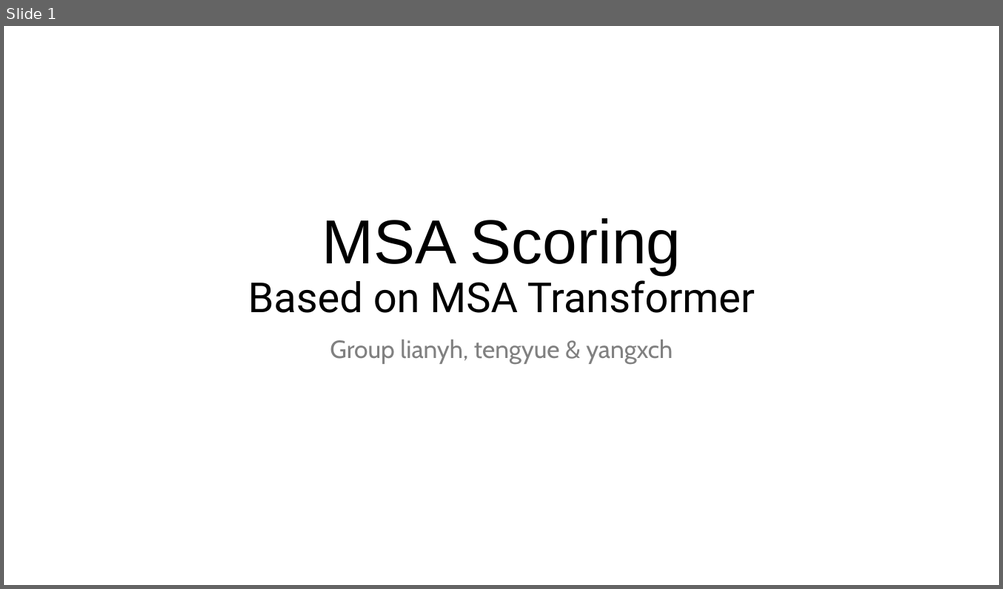
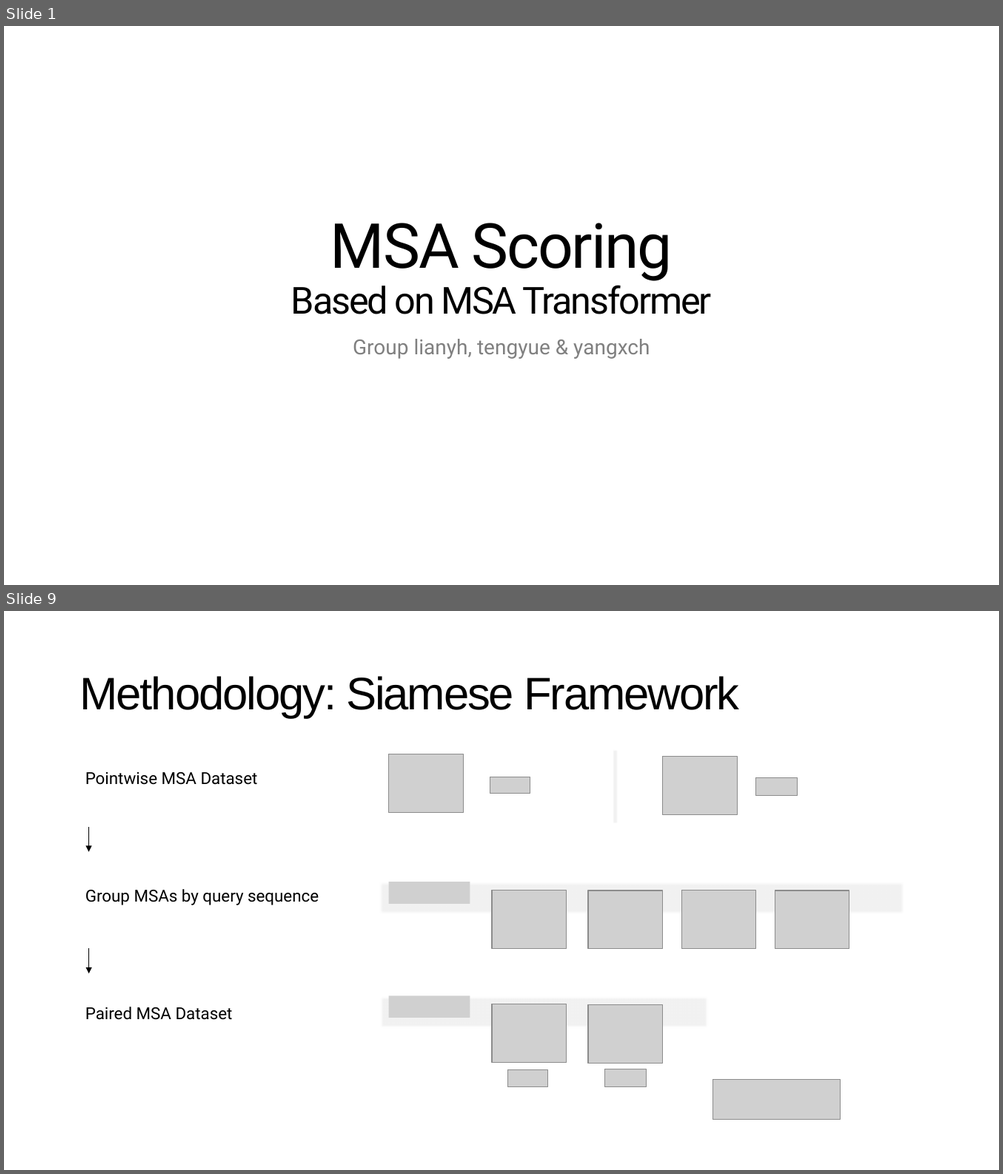
Before and after one commit to NaiL23/ShanghaiTech-CS177H-MSA-Scoring, a slide deck: report/presentation.pptx. Shown one above the other, each under a label of ours: slide 1 before the commit, slides 1 and 9 after it; the slides between them are not shown. The pictures are 1003x589 and 1003x1174 pixels, drawn with LibreOffice and Linux fonts; fonts in the diff are those of the drawing; grey boxes stand for pictures; background and template pictures are left out. Boxes give left, top, right and bottom in pixels: in the first picture for what was removed or moved away, otherwise in the second. Text is boxed around its words. In the diff, an @@ line names an element or a change of style, - is before the commit and + after.

```diff
--- a/report/presentation.pptx
+++ b/report/presentation.pptx
@@ slide 9 added at (4, 611, 999, 1170), background #FFFFFF @@
@@ title added at (79, 676, 739, 718), 44 pt, text #000000 @@
+Methodology: Siamese Framework
@@ picture added at (388, 755, 463, 812) @@
@@ rectangle added at (612, 750, 617, 823), fill #F2F2F2 @@
@@ picture added at (663, 757, 737, 815) @@
@@ picture added at (489, 777, 530, 794) @@
@@ picture added at (756, 778, 798, 795) @@
@@ rectangle added at (380, 882, 905, 914), fill #F2F2F2 @@
@@ picture added at (388, 882, 469, 903) @@
@@ picture added at (492, 891, 566, 949) @@
@@ picture added at (588, 891, 663, 949) @@
@@ picture added at (681, 891, 756, 949) @@
@@ picture added at (775, 891, 849, 949) @@
@@ group added at (85, 772, 318, 1020): 3 texts, 2 arrows @@
+Group MSAs by query sequence
+Pointwise MSA Dataset
+Paired MSA Dataset
@@ rectangle added at (380, 996, 708, 1028), fill #F2F2F2 @@
@@ picture added at (388, 996, 469, 1017) @@
@@ picture added at (492, 1005, 566, 1063) @@
@@ picture added at (588, 1005, 663, 1063) @@
@@ picture added at (508, 1071, 548, 1087) @@
@@ picture added at (605, 1070, 646, 1087) @@
@@ picture added at (713, 1080, 840, 1120) @@
@@ slide 1 changed as well @@
@@ title "MSA Scoring Based on MSA ..." at (291, 223, 711, 315): size 40 to 36 pt in "Based on MSA Transformer"; font Arial to Roboto in "MSA Scoring"; letter spacing 0 to -1.5 pt @@
@@ subtitle "Group lianyh, tengyue & yangxch" at (353, 339, 649, 359): size 24 to 20 pt, font Cabin to Roboto @@
```
Also in this commit, not shown: 1 other slide changed, 11 other slides added, 7 slides removed, 4 other files.
